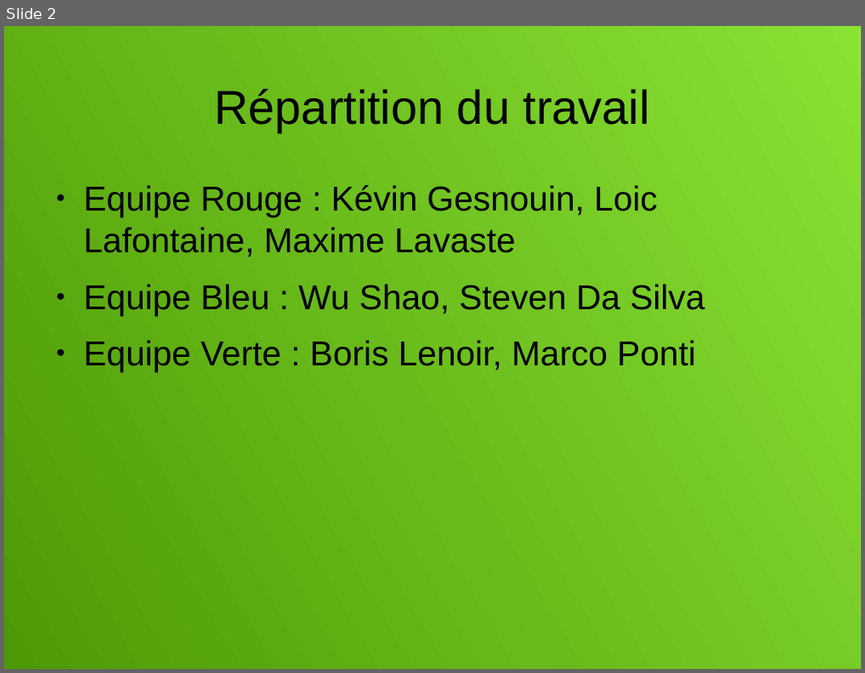
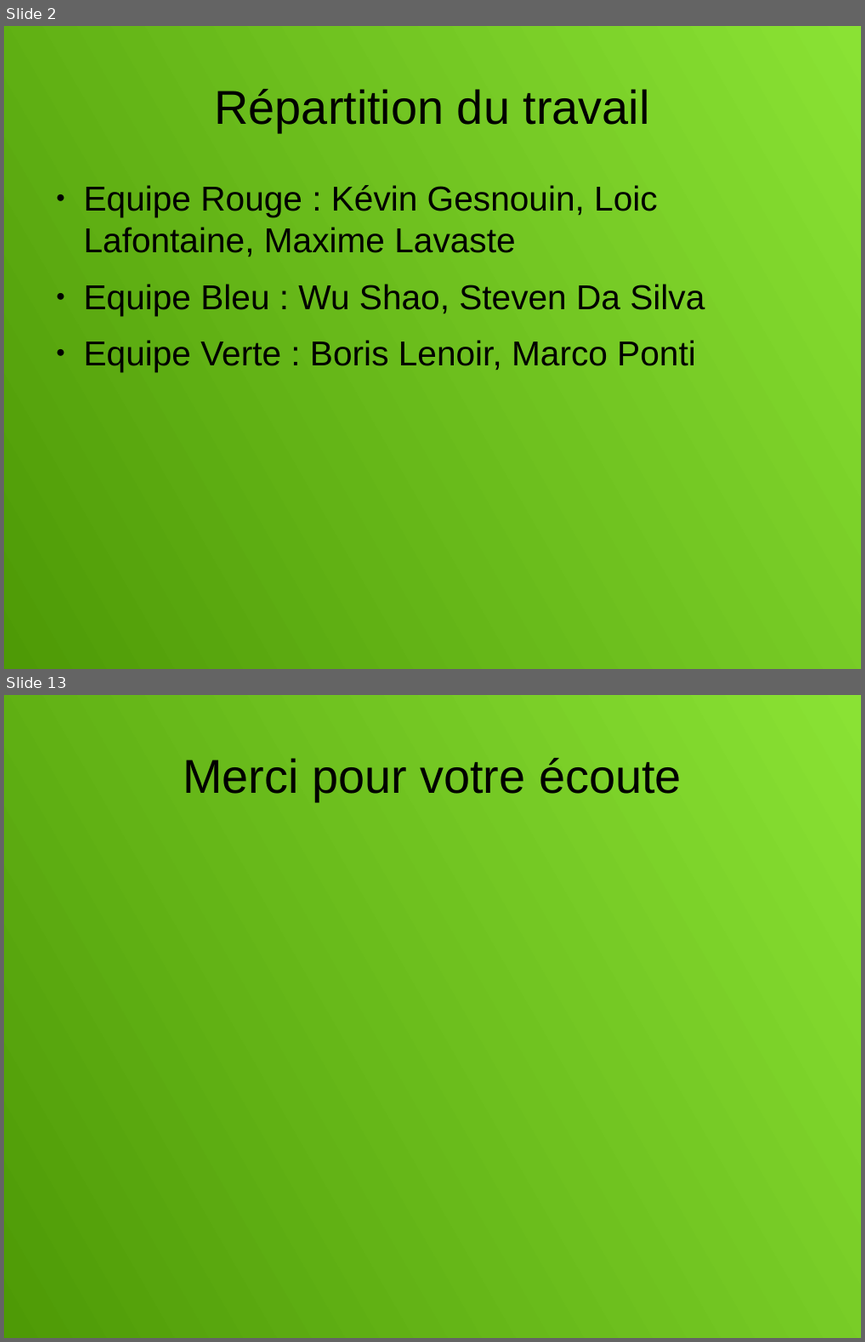
Before and after one commit to Ashmouth/IL, a slide deck: Diaporama/Diapo.odp. Shown one above the other, each under a label of ours: slide 2 before the commit, slides 2 and 13 after it; the slides between them are not shown. The pictures are 865x673 and 865x1342 pixels, drawn with LibreOffice and Linux fonts; fonts in the diff are those of the drawing. Boxes give left, top, right and bottom in pixels: in the first picture for what was removed or moved away, otherwise in the second. Text is boxed around its words. In the diff, an @@ line names an element or a change of style, - is before the commit and + after.

```diff
--- a/Diaporama/Diapo.odp
+++ b/Diaporama/Diapo.odp
@@ slide 13 added at (4, 695, 861, 1338), background gradient #8AE234 to #4E9A06 @@
@@ title added at (182, 758, 681, 801), 44 pt, text #000000 @@
+Merci pour votre écoute
```
Also in this commit, not shown: 9 slides changed, 7 other files.
